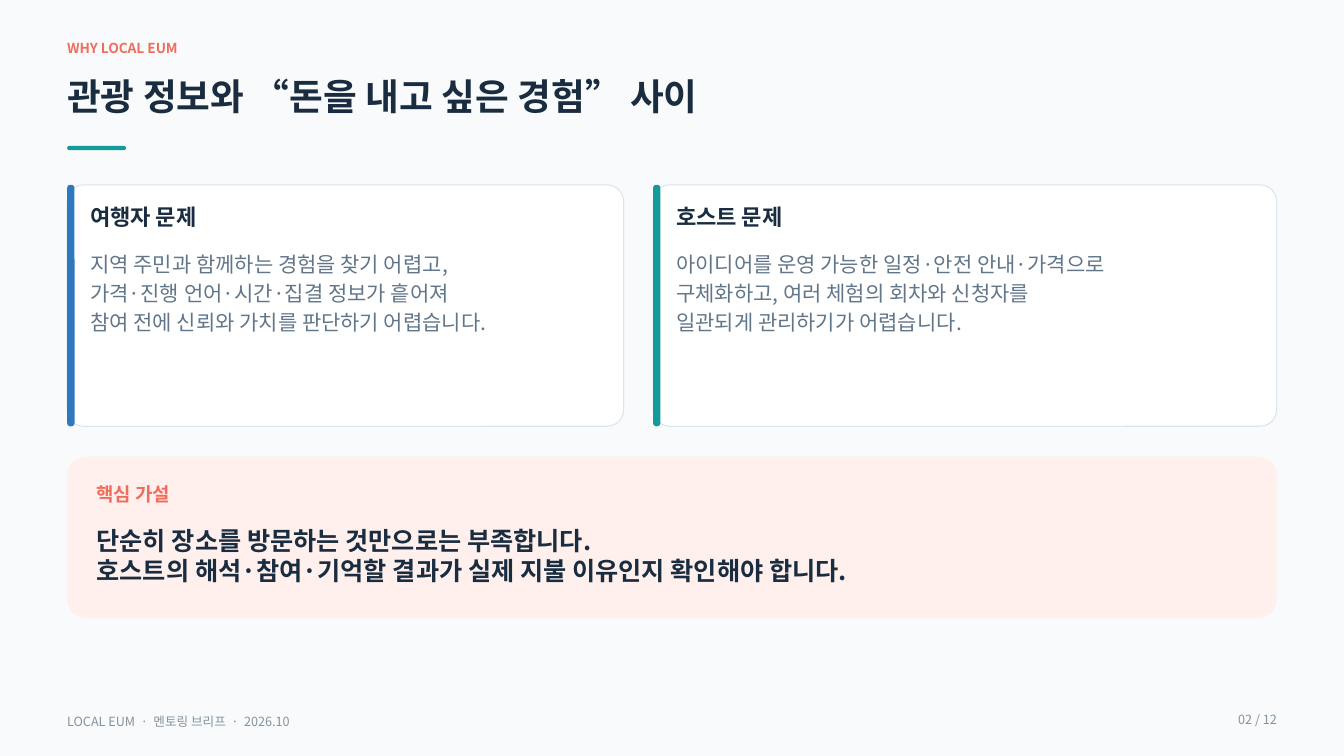
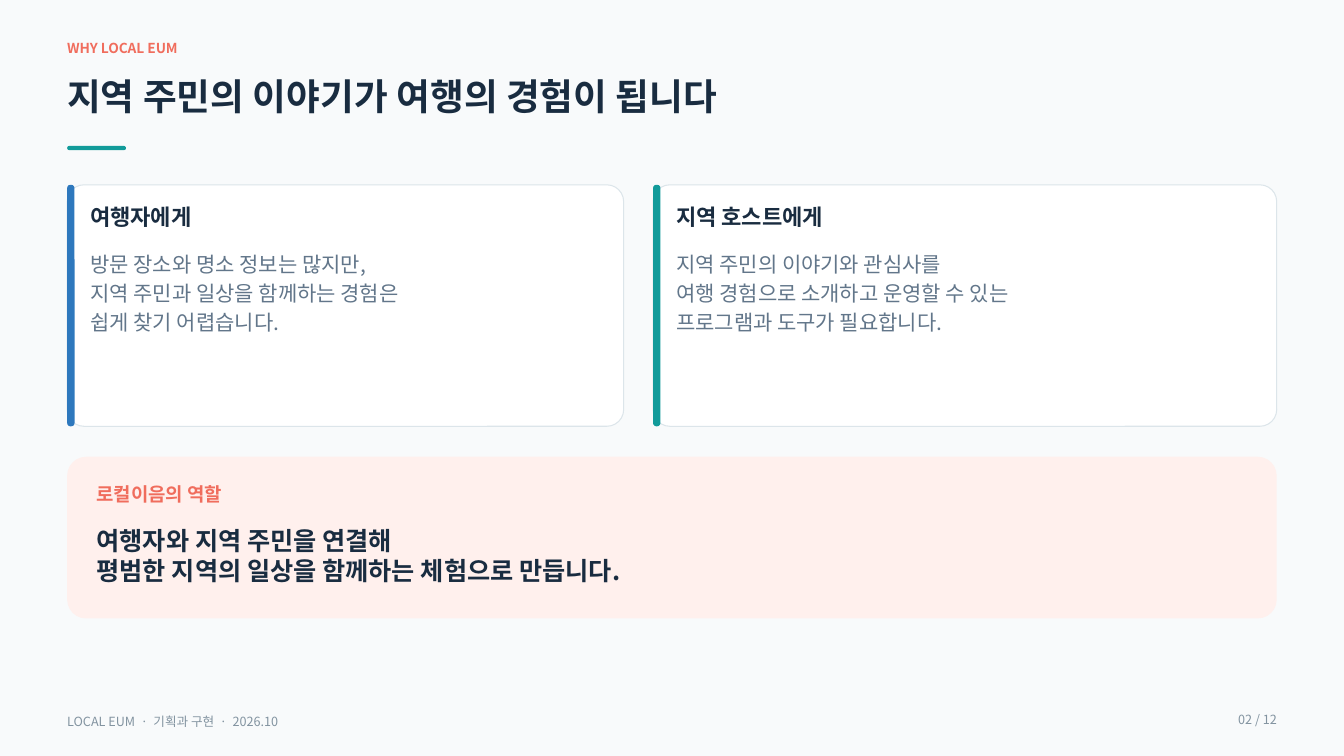
Before and after one commit to inyoung7-lab/AI-Travel-Planner, a slide deck: slide 2 of docs/local-eum/mentoring/LOCAL_EUM_MENTORING.pptx. Drawn at 1344x756 pixels with LibreOffice and Linux fonts; fonts in the diff are those of the drawing. Boxes give left, top, right and bottom in pixels: in the first picture for what was removed or moved away, otherwise in the second. Text is boxed around its words. In the diff, an @@ line names an element or a change of style, - is before the commit and + after.

Commit message:
docs(local-eum): center mentoring deck on product intent

```diff
--- a/docs/local-eum/mentoring/LOCAL_EUM_MENTORING.pptx
+++ b/docs/local-eum/mentoring/LOCAL_EUM_MENTORING.pptx
@@ text at bbox=[67, 79, 717, 114]: text changed @@
-관광 정보와 “돈을 내고 싶은 경험” 사이
+지역 주민의 이야기가 여행의 경험이 됩니다
@@ text at bbox=[90, 206, 191, 227]: text changed @@
-여행자 문제
+여행자에게
@@ text at bbox=[676, 206, 823, 227]: text changed @@
-호스트 문제
+지역 호스트에게
@@ text at bbox=[90, 254, 399, 332]: text changed @@
-지역 주민과 함께하는 경험을 찾기 어렵고,
-가격·진행 언어·시간·집결 정보가 흩어져
-참여 전에 신뢰와 가치를 판단하기 어렵습니다.
+방문 장소와 명소 정보는 많지만,
+지역 주민과 일상을 함께하는 경험은
+쉽게 찾기 어렵습니다.
@@ text at bbox=[676, 254, 1009, 332]: text changed @@
-아이디어를 운영 가능한 일정·안전 안내·가격으로
-구체화하고, 여러 체험의 회차와 신청자를
-일관되게 관리하기가 어렵습니다.
+지역 주민의 이야기와 관심사를
+여행 경험으로 소개하고 운영할 수 있는
+프로그램과 도구가 필요합니다.
@@ text at bbox=[97, 485, 222, 503]: text changed @@
-핵심 가설
+로컬이음의 역할
@@ text at bbox=[97, 529, 620, 583]: text changed @@
-단순히 장소를 방문하는 것만으로는 부족합니다.
-호스트의 해석·참여·기억할 결과가 실제 지불 이유인지 확인해야 합니다.
+여행자와 지역 주민을 연결해
+평범한 지역의 일상을 함께하는 체험으로 만듭니다.
@@ text at bbox=[67, 715, 278, 727]: text changed @@
-LOCAL EUM · 멘토링 브리프 · 2026.10
+LOCAL EUM · 기획과 구현 · 2026.10
```
Also in this commit, not shown: 10 other slides changed, 1 slide added, 1 slide removed, 7 other files.
